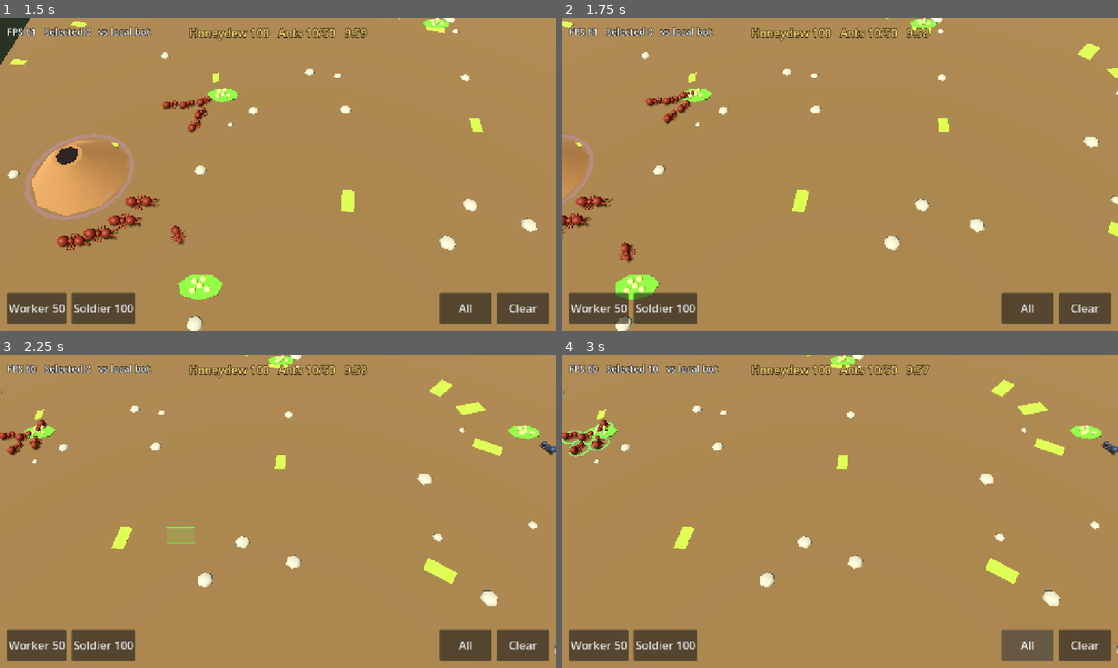
Above: before the commit, frames 1-4 (two rows, left to right).
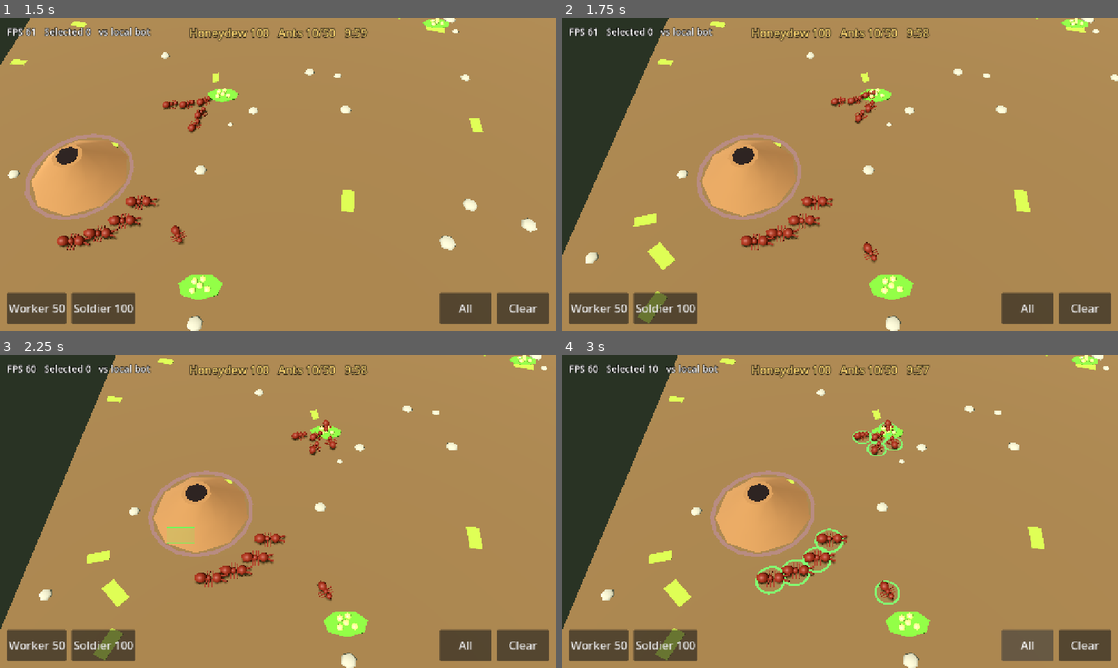
Above: after the commit, the same moments.

Repository: user01-2-GitProject/Pest-Control-
Game: Godot game, scene res://scenes/main.tscn
The game is run twice, just before and just after one commit, with the same random seed, the same clock (stepped at 60 frames per second) and the same inputs.
Inputs (mouse positions are in pixels of both pictures, inside the frame that each line leads up to):
- Up to frame 1 (1.5 s): click "Play offline" at 0.5 s; tap Enter at 1.25 s; move the mouse to (400, 158) at 1.27 s; hold Right from 1.28 s (still down); tap 1 at 1.35 s; click (400, 158) at 1.42 s
- Up to frame 2 (1.75 s): keep holding Right; tap Space at 1.52 s; tap 9 at 1.55 s
- Up to frame 3 (2.25 s): tap Space at 1.82 s; release Right at 2 s; drag from (166, 527) to (250, 574) at 2.02 s
- Up to frame 4 (3 s): click "All" at 2.75 s

Frame 1 is identical in both runs. In frame 2, 16% of the frame differs, in the area x 0-100%, y 0-100%; in frame 3, 17%; in frame 4, 18%.

Commit message:
Control groups, training hotkeys, double-click select, Space to colony
Ctrl+1-9 sets a group, Shift adds, 1-9 recalls and a second tap centers
the camera. Q/E train worker/soldier. Double click selects every own ant
of that type on screen. Arrow keys and screen edge pan; WASD panning is
off by default so letters are free for unit hotkeys. COORDINATION.md:
close HANDOFF-001 and record PC-INPUT-2 / RTS-ORDERS.

Co-Authored-By: Claude Opus 5.5 (1M context) <noreply@anthropic.com>
Claude-Session: https://claude.ai/code/session_01WLoC9B7WEW2jkB8YcS3wKY

Diff:
--- a/game/src/input/camera_rig.gd
+++ b/game/src/input/camera_rig.gd
@@ -54,6 +54,12 @@
 	_clamp()
 
 
+## Puts a ground point at the center of the view.
+func center_on(ground: Vector2) -> void:
+	position = Vector3(ground.x, 0.0, ground.y)
+	_clamp()
+
+
 ## factor > 1 zooms in, anchored on the screen point `at`.
 func zoom_at(factor: float, at: Vector2) -> void:
 	if factor <= 0.0:
--- a/game/src/input/pc_controls.gd
+++ b/game/src/input/pc_controls.gd
@@ -3,17 +3,23 @@
 ## Standard PC RTS mouse and keyboard controls.
 ##
 ##   left click             select ant (Shift: add/remove); empty ground clears
+##   double click           select all your ants of that type on screen
 ##   left drag              box select (Shift: add to selection)
 ##   right click            order selection: move, attack, or milk
-##   W A S D / arrows       pan camera; also mouse at the screen edge
+##   arrows                 pan camera; also mouse at the screen edge
+##                          (W A S D too while PAN_WITH_WASD is on)
 ##   middle drag            pan camera (grab the ground)
 ##   wheel / trackpad pinch zoom at the cursor
 ##   Ctrl+A / Esc           select all / clear selection
+##   Ctrl+1-9 / Shift+1-9   set / add to control group
+##   1-9, twice             select group; second tap centers the camera on it
+##   Q / E                  train worker / soldier
+##   Space                  center the camera on your colony
 ##
 ## Touch input stays in TouchControls; this node only reads mouse and keys.
 ## It reports gestures as signals and never touches game state itself.
 
-signal clicked(screen_pos: Vector2, additive: bool)
+signal clicked(screen_pos: Vector2, additive: bool, double: bool)
 signal box_changed(rect: Rect2)  ## Empty rect means hide the box.
 signal box_finished(rect: Rect2, additive: bool)
 signal command(screen_pos: Vector2)
@@ -22,10 +28,16 @@
 signal zoom(factor: float, at: Vector2)
 signal select_all
 signal clear_selection
+signal group_key(n: int, set_group: bool, add: bool)
+signal train(kind: int)
+signal home
 
 const DRAG_SLOP := 6.0
 const WHEEL_STEP := 1.12
 const EDGE_PX := 8.0
+## W A S D also pan. Off by default so letters are free for unit hotkeys
+## (attack-move, stop, hold); see game/README.md.
+const PAN_WITH_WASD := false
 
 ## Returns true if a screen point is over UI, so the world ignores that click.
 var ui_hit_test: Callable
@@ -36,6 +48,7 @@
 var _left_down := false
 var _boxing := false
 var _start := Vector2.ZERO
+var _double := false
 
 
 func _ready() -> void:
@@ -69,13 +82,13 @@
 
 func _process(delta: float) -> void:
 	var dir := Vector2.ZERO
-	if _held.has(KEY_A) or _held.has(KEY_LEFT):
+	if _held.has(KEY_LEFT):
 		dir.x -= 1.0
-	if _held.has(KEY_D) or _held.has(KEY_RIGHT):
+	if _held.has(KEY_RIGHT):
 		dir.x += 1.0
-	if _held.has(KEY_W) or _held.has(KEY_UP):
+	if _held.has(KEY_UP):
 		dir.y -= 1.0
-	if _held.has(KEY_S) or _held.has(KEY_DOWN):
+	if _held.has(KEY_DOWN):
 		dir.y += 1.0
 	if dir == Vector2.ZERO and edge_scroll and not _boxing and DisplayServer.window_is_focused():
 		dir = _edge_dir()
@@ -121,8 +134,10 @@
 func _on_key(e: InputEventKey) -> void:
 	if e.echo:
 		return
-	var k := e.keycode
-	if k in [KEY_W, KEY_A, KEY_S, KEY_D, KEY_UP, KEY_DOWN, KEY_LEFT, KEY_RIGHT]:
+	var k: int = e.keycode
+	if PAN_WITH_WASD:
+		k = {KEY_W: KEY_UP, KEY_A: KEY_LEFT, KEY_S: KEY_DOWN, KEY_D: KEY_RIGHT}.get(k, k)
+	if k in [KEY_UP, KEY_DOWN, KEY_LEFT, KEY_RIGHT]:
 		# Ctrl+A is select all, not a pan.
 		if e.pressed and not (e.ctrl_pressed or e.meta_pressed):
 			_held[k] = true
@@ -130,10 +145,21 @@
 			_held.erase(k)
 	if not e.pressed:
 		return
-	if k == KEY_A and (e.ctrl_pressed or e.meta_pressed):
+	var ctrl := e.ctrl_pressed or e.meta_pressed
+	if e.keycode == KEY_A and ctrl:
 		select_all.emit()
 	elif k == KEY_ESCAPE:
 		clear_selection.emit()
+	elif k >= KEY_1 and k <= KEY_9:
+		group_key.emit(k - KEY_0, ctrl, e.shift_pressed and not ctrl)
+	elif ctrl:
+		return
+	elif k == KEY_Q:
+		train.emit(SimWorld.WORKER)
+	elif k == KEY_E:
+		train.emit(SimWorld.SOLDIER)
+	elif k == KEY_SPACE:
+		home.emit()
 
 
 func _on_button(e: InputEventMouseButton) -> void:
@@ -144,6 +170,7 @@
 					return
 				_left_down = true
 				_boxing = false
+				_double = e.double_click
 				_start = e.position
 			elif _left_down:
 				_left_down = false
@@ -152,7 +179,7 @@
 					box_changed.emit(Rect2())
 					box_finished.emit(_rect(_start, e.position), e.shift_pressed)
 				else:
-					clicked.emit(e.position, e.shift_pressed)
+					clicked.emit(e.position, e.shift_pressed, _double)
 		MOUSE_BUTTON_RIGHT:
 			if e.pressed and not _boxing:
 				if ui_hit_test.is_valid() and ui_hit_test.call(e.position):
--- a/game/src/main.gd
+++ b/game/src/main.gd
@@ -11,6 +11,8 @@
 const MAP_HALF := Vector2(30, 30)
 const PICK_RADIUS_PX := 40.0
 const MAX_TICKS_PER_FRAME := 5
+## Second tap of a group key within this many ms centers the camera on it.
+const GROUP_DOUBLE_TAP_MS := 350
 
 var mode := Mode.MENU
 var local_player := 1
@@ -24,6 +26,7 @@
 var hud: Hud
 var menu: Menu
 var selection: Dictionary = {}  # unit id -> true
+var groups: Dictionary = {}  # 1-9 -> Array of unit ids (client-side only)
 
 var _views: Dictionary = {}  # entity id -> UnitView / ColonyView / AphidView
 var _units_root: Node3D
@@ -32,6 +35,8 @@
 var _stats_timer := 0.0
 ## Online: seq -> "order" / "train", to word rejections.
 var _sent: Dictionary = {}
+var _last_group := 0
+var _last_group_ms := 0
 
 
 func _ready() -> void:
@@ -79,6 +84,9 @@
 	pc.zoom.connect(func(f: float, c: Vector2) -> void: rig.zoom_at(f, c))
 	pc.select_all.connect(_select_all)
 	pc.clear_selection.connect(func() -> void: _set_selection([]))
+	pc.group_key.connect(_on_group_key)
+	pc.train.connect(command_train)
+	pc.home.connect(_center_on_colony)
 	pc.set_enabled(false)
 
 	menu = Menu.new()
@@ -170,6 +178,8 @@
 ## Drops whatever session is running and shows the menu.
 func _reset() -> void:
 	_set_selection([])
+	groups.clear()
+	_last_group = 0
 	for v in _views.values():
 		v.queue_free()
 	_views.clear()
@@ -386,8 +396,12 @@
 
 ## Mouse left click: select the ant under the cursor (Shift toggles it in the
 ## selection). Empty ground clears the selection unless Shift is held.
-func _on_clicked(screen_pos: Vector2, additive: bool) -> void:
+## A double click selects every own ant of that type on screen.
+func _on_clicked(screen_pos: Vector2, additive: bool, double := false) -> void:
 	var hit := pick_unit(screen_pos)
+	if double and hit != -1:
+		_select_same_kind_on_screen(hit, additive)
+		return
 	if not additive:
 		_set_selection([] if hit == -1 else [hit])
 	elif hit != -1:
@@ -528,6 +542,65 @@
 	return best
 
 
+func _select_same_kind_on_screen(id: int, additive: bool) -> void:
+	var kind := -1
+	for s in _snapshot:
+		if s.id == id:
+			kind = s.get("kind", SimWorld.WORKER)
+	var view := get_viewport().get_visible_rect()
+	var ids: Array = selection.keys() if additive else []
+	for s in _snapshot:
+		if s.owner != local_player or s.get("kind", SimWorld.WORKER) != kind or ids.has(s.id):
+			continue
+		var sp: Variant = rig.world_to_screen(Vector3(s.pos.x, 0.2, s.pos.y))
+		if sp != null and view.has_point(sp):
+			ids.append(s.id)
+	_set_selection(ids)
+
+
+## Ctrl+n stores the selection as group n, Shift+n adds to it, n selects it.
+## Pressing n again quickly centers the camera on the group.
+func _on_group_key(n: int, set_group: bool, add: bool) -> void:
+	if set_group:
+		groups[n] = selection.keys()
+		return
+	if add:
+		var ids: Array = groups.get(n, [])
+		for id in selection:
+			if not ids.has(id):
+				ids.append(id)
+		groups[n] = ids
+		return
+	var alive: Array = []
+	for id in groups.get(n, []):
+		if _views.has(id):
+			alive.append(id)
+	groups[n] = alive
+	var now := Time.get_ticks_msec()
+	var again := n == _last_group and now - _last_group_ms <= GROUP_DOUBLE_TAP_MS
+	_last_group = n
+	_last_group_ms = now
+	if alive.is_empty():
+		return
+	_set_selection(alive)
+	if again:
+		var sum := Vector2.ZERO
+		var count := 0
+		for s in _snapshot:
+			if selection.has(s.id):
+				sum += s.pos
+				count += 1
+		if count > 0:
+			rig.center_on(sum / count)
+
+
+func _center_on_colony() -> void:
+	for s in _snapshot:
+		if s.owner == local_player and int(s.get("kind", 0)) == SimWorld.COLONY:
+			rig.center_on(s.pos)
+			return
+
+
 func _select_all() -> void:
 	var ids: Array = []
 	for s in _snapshot:
--- a/game/tests/smoke_main.gd
+++ b/game/tests/smoke_main.gd
@@ -47,8 +47,9 @@
 		elif main.sim.units[0].pos.distance_to(start_pos) < 0.1:
 			printerr("FAIL: queued move did not move units")
 			failures += 1
+		var queued: int = main.sim.colonies[1].queue.size()
 		main.command_train(SimWorld.WORKER)
-		if not await _wait(func() -> bool: return main.sim.colonies[1].queue.size() == 1, 3.0):
+		if not await _wait(func() -> bool: return main.sim.colonies[1].queue.size() == queued + 1, 3.0):
 			printerr("FAIL: train button path did not queue a worker")
 			failures += 1
 		main.sim.colonies[2].hp = 0
@@ -124,13 +125,43 @@
 		printerr("FAIL: Esc should clear the selection")
 		fails += 1
 	var x: float = main.rig.position.x
-	pc._unhandled_input(_key(KEY_D, true))
+	pc._unhandled_input(_key(KEY_RIGHT, true))
 	for i in 5:
 		await process_frame
-	pc._unhandled_input(_key(KEY_D, false))
+	pc._unhandled_input(_key(KEY_RIGHT, false))
 	if main.rig.position.x <= x:
-		printerr("FAIL: holding D should pan the camera right")
-		fails += 1
+		printerr("FAIL: holding Right should pan the camera right")
+		fails += 1
+	# Control groups: Ctrl+1 stores, Esc clears, 1 recalls.
+	main._select_all()
+	var group_size: int = main.selection.size()
+	pc._unhandled_input(_key(KEY_1, true, true))
+	pc._unhandled_input(_key(KEY_ESCAPE, true))
+	pc._unhandled_input(_key(KEY_1, true))
+	if main.selection.size() != group_size or group_size == 0:
+		printerr("FAIL: 1 should recall group 1 (%d of %d)" % [main.selection.size(), group_size])
+		fails += 1
+	# Second tap centers the camera on the group.
+	main.rig.position = Vector3(25, 0, 25)
+	pc._unhandled_input(_key(KEY_1, true))
+	if main.rig.position.distance_to(Vector3(25, 0, 25)) < 1.0:
+		printerr("FAIL: double-tapping 1 should center the camera on the group")
+		fails += 1
+	# Space centers on our colony.
+	main.rig.position = Vector3(25, 0, 25)
+	pc._unhandled_input(_key(KEY_SPACE, true))
+	var col: Vector2 = main.sim.colonies[main.local_player].pos
+	if Vector2(main.rig.position.x, main.rig.position.z).distance_to(col) > 0.5:
+		printerr("FAIL: Space should center the camera on our colony")
+		fails += 1
+	# Q trains a worker.
+	var queued: int = main.sim.colonies[main.local_player].queue.size()
+	pc._unhandled_input(_key(KEY_Q, true))
+	if not await _wait(func() -> bool:
+			return main.sim.colonies[main.local_player].queue.size() == queued + 1, 3.0):
+		printerr("FAIL: Q should train a worker")
+		fails += 1
+	main._set_selection([])
 	return fails
 
 
Not shown, changed: COORDINATION.md
Not shown, changed: README.md
Not shown, changed: game/README.md
